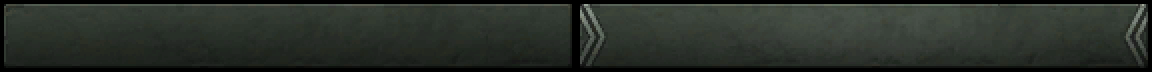
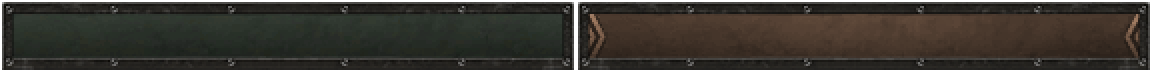
Layers edited between the first and the second 1152×72 image:
added layer "Layer 2" above "Layer 1" over [578, 2, 1150, 70]
added layer "Layer 1" above "Layer 0" over [2, 2, 574, 70]
added layer "Layer 0" above "Hue/Saturation 1" over [4, 4, 572, 68]
added layer "Layer 3" over [580, 4, 1148, 68]
